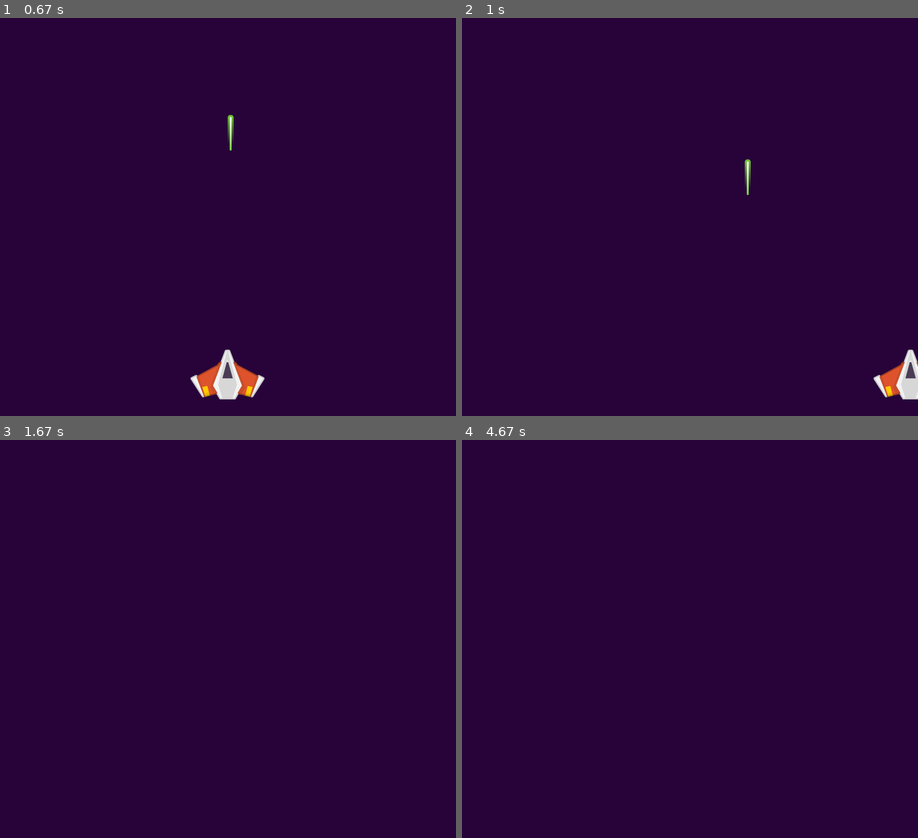
Above: before the commit, frames 1-4 (two rows, left to right).
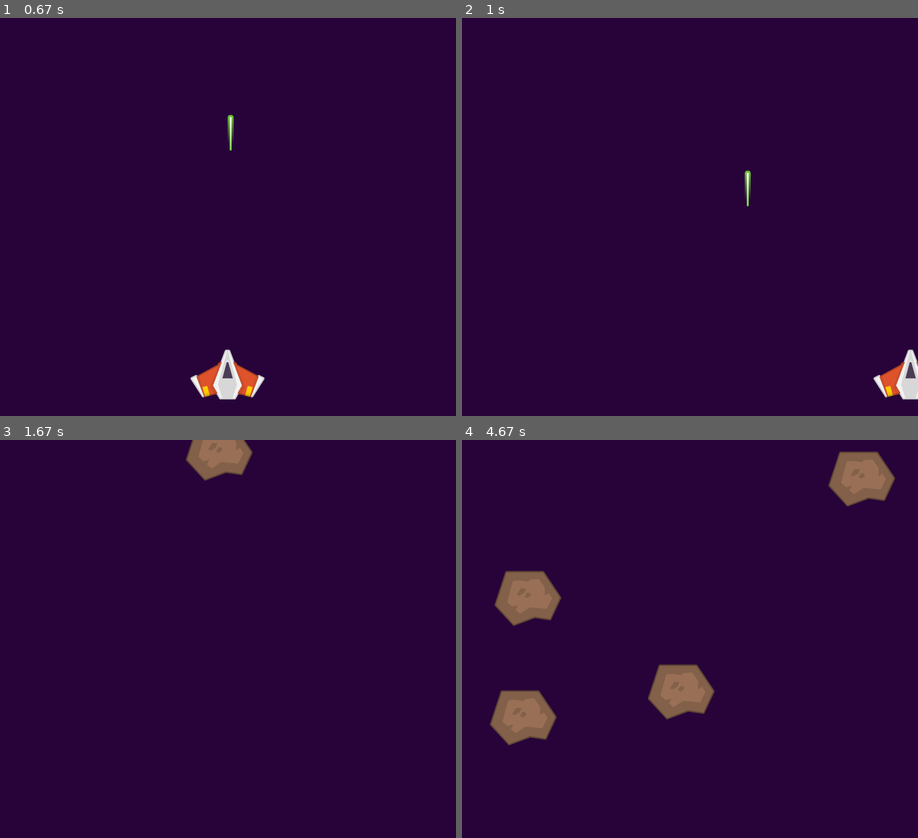
Above: after the commit, the same moments.

Repository: vasyasgors/PyGameTestTask
Game: pygame game, started from PyGameTestTask/Game/main.py
Two runs of this game, one before a commit and one after it. Both use one fixed random seed, a clock stepped at 60 frames per second and the inputs below.
Inputs:
- Up to frame 1 (0.67 s): tap Space at 0.33 s
- Up to frame 2 (1 s): hold Right from 0.67 s (still down); tap Space at 0.73 s
- Up to frame 3 (1.67 s): tap Space at 1.03, 1.23, 1.53 s; release Right at 1.13 s; hold Right 1.17-1.63 s
- Up to frame 4 (4.67 s): hold Left 1.67-2.2 s; tap Space at 1.73, 2.03, 2.3, 2.6, 2.73, 3.03, 3.4, 3.7, 3.9, 4.2, 4.4 s; hold Left 2.23-2.63 s; hold Right 2.67-3.3 s; hold Left 3.33-3.8 s; hold Right 3.83-4.3 s; hold Right from 4.33 s (still down)

Frame 1 is identical in both runs. In frame 2, 0.1% of the frame differs, in the area x 62-64%, y 35-48%; in frame 3, 1.1%; in frame 4, 6.0%, in the area x 6-96%, y 2-77%.

Commit message:
добавил астероиды

Diff:
--- a/PyGameTestTask/Game/Obstacle.py
+++ b/PyGameTestTask/Game/Obstacle.py
@@ -5,14 +5,14 @@
 from SimpleEngine.Input import *
 from SimpleEngine.Game import *
 
-class Obstacle(GameObject):
+class Obstacle(SpriteGameObject):
 
-     def __init__(self, color, x, y, w, h, movementSpeed):
-        super().__init__(color, x, y, w, h)
+     def __init__(self, fileName, movementSpeed):
+        super().__init__(fileName)
         self.movementSpeed = movementSpeed
 
      def update(self):
-        self.y += self.movementSpeed * Time.DeltaTime
+        self.rect.y += self.movementSpeed * Time.DeltaTime
 
-        if self.y > 800:
+        if self.rect.y > 800:
             Game.Instance.RemoveGameObjectFromLoadedScene(self)
--- a/PyGameTestTask/Game/Player.py
+++ b/PyGameTestTask/Game/Player.py
@@ -7,7 +7,7 @@
 
 from Game.Projectile import *
 
-class Player(GameObject):
+class Player(SpriteGameObject):
 
      def __init__(self, fileName, movementSpeed):
         super().__init__(fileName)
--- a/PyGameTestTask/Game/Projectile.py
+++ b/PyGameTestTask/Game/Projectile.py
@@ -5,7 +5,8 @@
 from SimpleEngine.Input import *
 from SimpleEngine.Game import *
 
-class Projectile(GameObject):
+#Сделать один мовабле
+class Projectile(SpriteGameObject):
 
      def __init__(self, fileName, movementSpeed):
         super().__init__(fileName)
@@ -13,3 +14,6 @@
 
      def update(self):
         self.rect.y -= self.movementSpeed * Time.DeltaTime
+
+        if self.rect.y < -100:
+            Game.Instance.RemoveGameObjectFromLoadedScene(self)
--- a/PyGameTestTask/Game/Spawner.py
+++ b/PyGameTestTask/Game/Spawner.py
@@ -1,11 +1,27 @@
 import pygame
-
+import random
 
 from SimpleEngine.GameObject import *
 from SimpleEngine.Input import *
 from SimpleEngine.Game import *
+from Game.Obstacle import *
+
+
 
 class Spawner(GameObject):
 
+     def __init__(self, spawnRate, spawnWidth):
+        self.spawnRate = spawnRate
+        self.spawnWidth = spawnWidth
+        self.timer = 0
+
      def update(self):
+         self.timer += Time.DeltaTime
+
+         if self.timer >= self.spawnRate:
+            obstacle = Obstacle("Assets/Sprites/Asteroid.png", random.randint(100, 200))
+            obstacle.rect.x = random.randint(0, self.spawnWidth)
+            obstacle.rect.y = -100
+            Game.Instance.AddGameObjectToLoadedScene(obstacle);
+            self.timer = 0
          pass
--- a/PyGameTestTask/Game/main.py
+++ b/PyGameTestTask/Game/main.py
@@ -1,5 +1,7 @@
 from SimpleEngine.Game import *
 from Game.Player import *
+from Game.Spawner import *
+
 
 game = Game((39, 3, 58), 60)
 game.InitDisplay((800, 600), "TestTask")
@@ -8,5 +10,6 @@
 player.rect.x = 400
 player.rect.y = 500
 
-scene = Scene([player]);
+spawner = Spawner(1, 800)
+scene = Scene([player, spawner]);
 game.Start(scene)
--- a/PyGameTestTask/SimpleEngine/GameObject.py
+++ b/PyGameTestTask/SimpleEngine/GameObject.py
@@ -1,6 +1,6 @@
 import pygame
 
-class GameObject(pygame.sprite.Sprite):
+class SpriteGameObject(pygame.sprite.Sprite):
 
     def __init__(self, fileName):
         pygame.sprite.Sprite.__init__(self)
@@ -14,3 +14,11 @@
        #pygame.draw.rect(display, self.color, (self.x, self.y, self.w, self.h))
        display.blit(self.image, self.rect)
        pass
+
+class GameObject():
+
+    def update(self):
+       pass
+
+    def render(self, display):
+       pass
